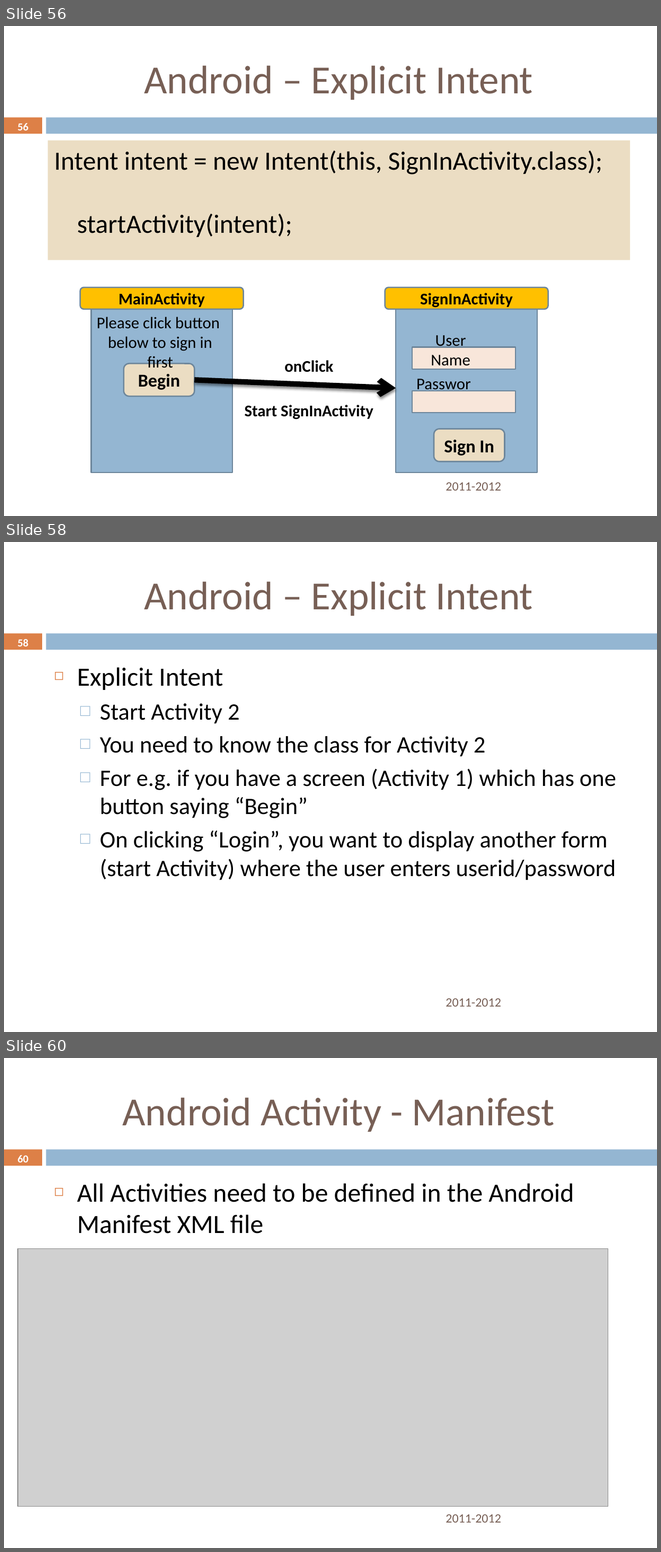
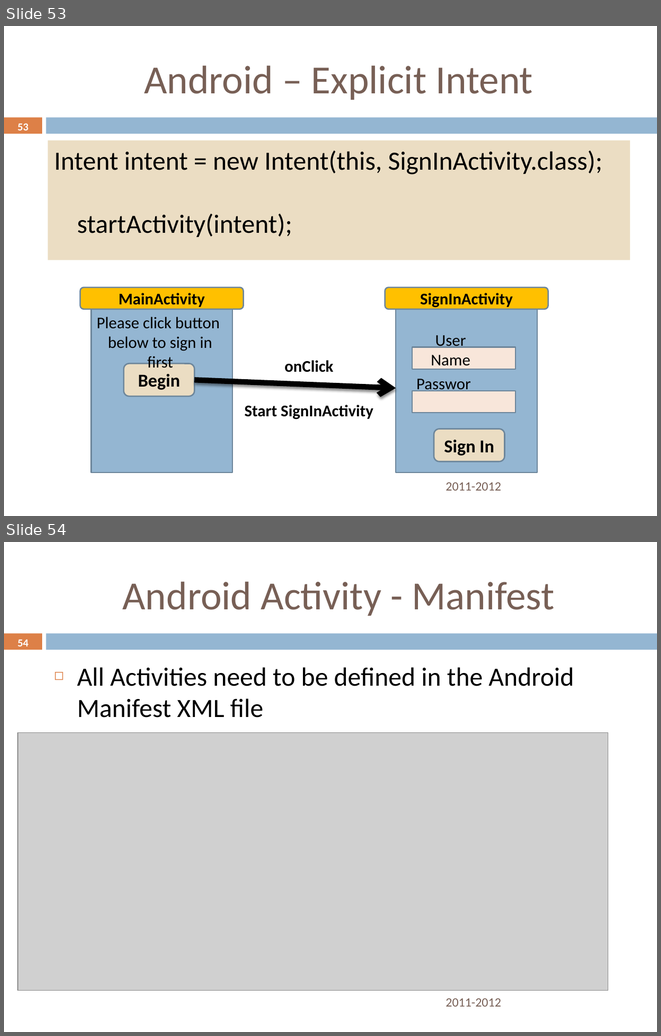
Before and after one commit to rominirani/Nitrodroid-2012-Android101-Workshop, a slide deck: presentation/AndroidDeveloper101Workshop-October6-Nitrodroid-2012-MindStormSoftware.pptx. Shown one above the other, each under a label of ours: slides 56, 58 and 60 before the commit, slides 53 and 54 after it; the slides between them are not shown. The pictures are 661x1552 and 661x1036 pixels, drawn with LibreOffice and Linux fonts; fonts in the diff are those of the drawing; grey boxes stand for pictures; background and template pictures are left out. Boxes give left, top, right and bottom in pixels: in the first picture for what was removed or moved away, otherwise in the second. Text is boxed around its words. In the diff, an @@ line names an element or a change of style, - is before the commit and + after.

```diff
--- a/presentation/AndroidDeveloper101Workshop-October6-Nitrodroid-2012-MindStormSoftware.pptx
+++ b/presentation/AndroidDeveloper101Workshop-October6-Nitrodroid-2012-MindStormSoftware.pptx
@@ slide 58 removed at (4, 542, 657, 1032), background #FFFFFF; not listed: 2 template elements that a slide beside it also shows @@
@@ title removed at (144, 581, 533, 616) @@
-Android – Explicit Intent
@@ page number removed at (18, 639, 29, 646) @@
-58
@@ text removed at (77, 667, 616, 880) @@
-◻ Explicit Intent
-  □ Start Activity 2
-  □ You need to know the class for Activity 2
-  □ For e.g. if you have a screen (Activity 1) which has one button saying “Begin”
-  □ On clicking “Login”, you want to display another form (start Activity) where the user enters userid/password
@@ text removed at (445, 998, 501, 1006) @@
-2011-2012
@@ what was slide 56 is now slide 53 @@
@@ page number at (18, 123, 29, 130): text changed @@
-56
+53
@@ what was slide 60 is now slide 54 @@
@@ page number at (18, 640, 29, 646): text changed @@
-60
+54
```
Also in this commit, not shown: 6 slides changed, 12 other slides removed, 1 other file.
